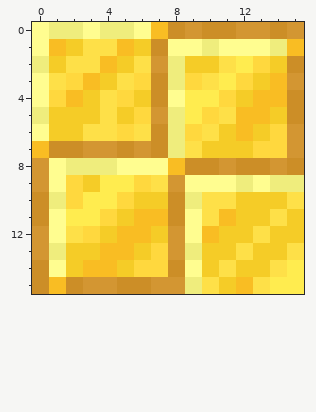
File history of a pixel-art sprite, common/src/main/resources/assets/consistency_plus/textures/upcoming/gold/normal/gold_tiles.png. The picture above was drawn from the file before the commit.
The file is 16x16 pixels.
After:
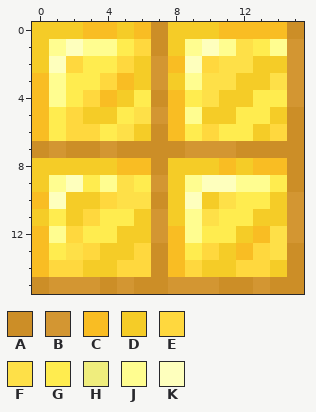
Palette (. is transparent): A #cc8e27  B #d39632  C #f9bd23  D #f5cc27  E #ffd83e  F #fee048  G #ffec4f  H #efed7d  J #fffd90  K #feffbd
What changed:
@@ x 0..15 @@
- 0 JHHJHHJCABAABBAB
- 1 JCDFFCDAJJHJJJHC
- 2 HDFFCDFBHDDFGEDA
- 3 JFECDFEAHEFGEDCB
- 4 JECDFEDAJGGEDCCA
- 5 HDDDFDEBHGEFCCDA
- 6 JDDFFEFAHEFDCDEB
- 7 CAABBABAHFDDDEEB
- 8 BJHHHJJJCAABAABA
- 9 BJEDGGEFBJJJHJHH
-10 AHEGGEDDAHFFDDDF
-11 AJGGEDCCAJFCDDFD
-12 BJFEDCCDBJCDDFDD
-13 BHDDCCDEBHDDFDDF
-14 AJDCCDEEAJDFDDFG
-15 ACABBAABBHFDCFGG
+ 0 DDDCCDCADDDCCCCA
+ 1 DJKJJGEADJKJFGJB
+ 2 DKEGGEDBCKEFFDDB
+ 3 CJGGECDBDJFFDDFB
+ 4 CJGECDGACGFDDGGB
+ 5 CGEDDGFBCJDDGGDA
+ 6 CGEEGFDACGEGGDEA
+ 7 ABAABAAAABBBAAAA
+ 8 DDDDDCCADDDCDCCA
+ 9 DJKGJFGBDJKKJJGA
+10 CKDDEFFADKDFGGDB
+11 DGDEGGDBDJFGGDDB
+12 CJEGGDDBCJGGDCFB
+13 CGFEDDEACGEDCEFA
+14 CEEDDEEACEDDEEDA
+15 ABBBABAABBBAABAA
Pixel boxes of the changes (left, top, right, bottom) in both pictures:
changed: (32, 22, 304, 294)
